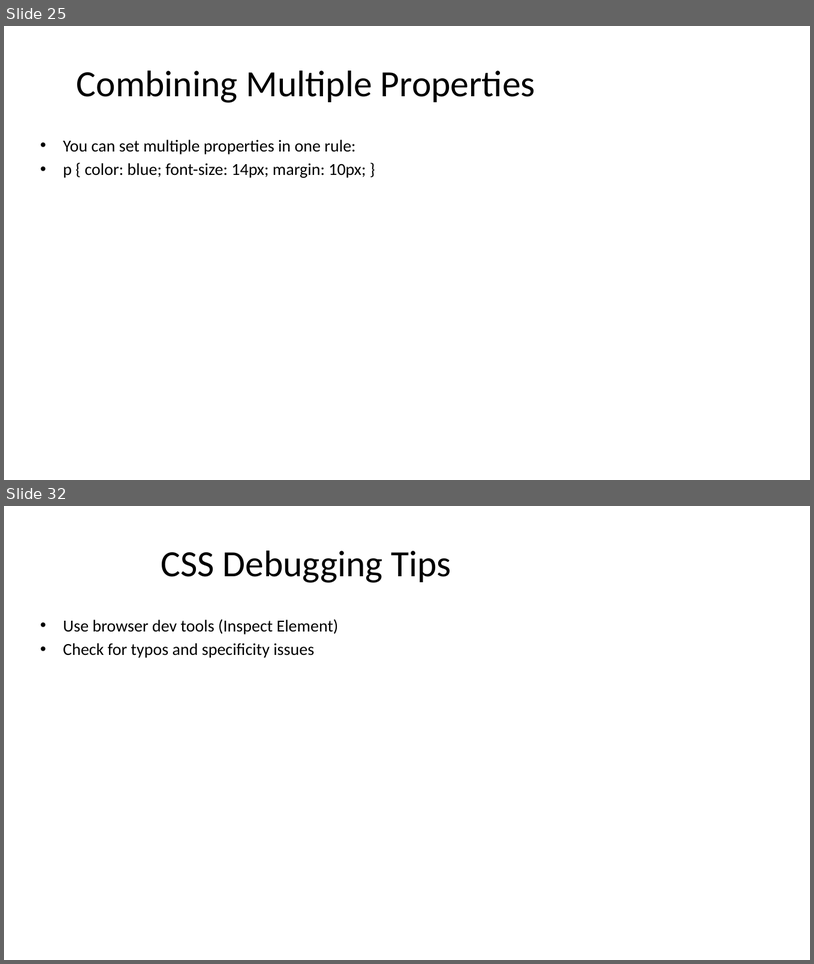
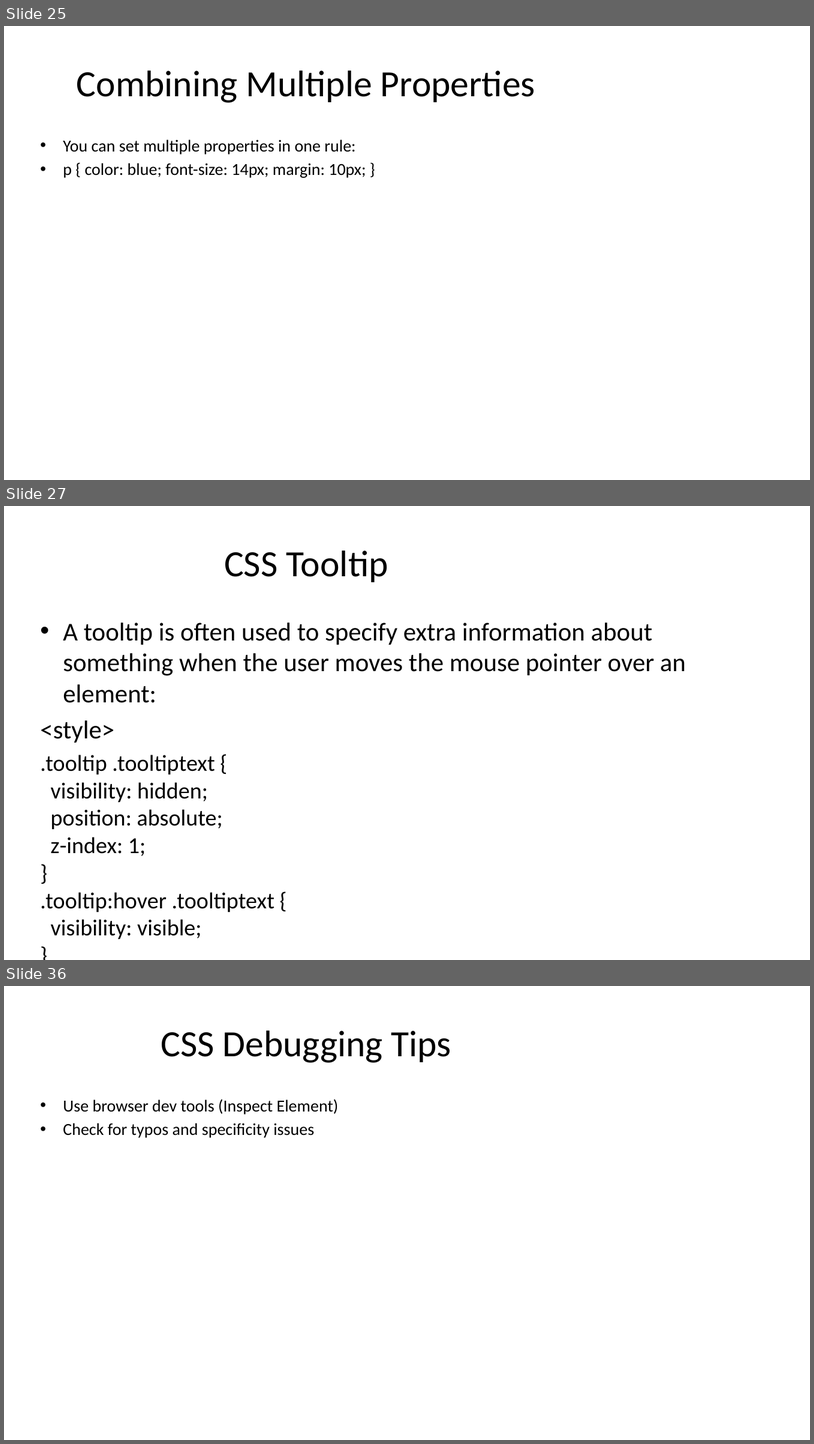
Before and after one commit to gauravog7/Intro-to-Web-Tech, a slide deck: CSS_Unit_2.pptx. Shown one above the other, each under a label of ours: slides 25 and 32 before the commit, slides 25, 27 and 36 after it; the slides between them are not shown. The pictures are 814x964 and 814x1444 pixels, drawn with LibreOffice and Linux fonts; fonts in the diff are those of the drawing. Boxes give left, top, right and bottom in pixels: in the first picture for what was removed or moved away, otherwise in the second. Text is boxed around its words. In the diff, an @@ line names an element or a change of style, - is before the commit and + after.

```diff
--- a/CSS_Unit_2.pptx
+++ b/CSS_Unit_2.pptx
@@ slide 27 added at [4, 506, 810, 960], background #FFFFFF @@
@@ title added at [224, 550, 388, 582], 44 pt, text #000000 @@
+CSS Tooltip
@@ text added at [40, 622, 686, 939], 27.2 pt, text #000000 @@
+• A tooltip is often used to specify extra information about something when the user moves the mouse pointer over an element:
+<style>
+.tooltip .tooltiptext {
+visibility: hidden;
+position: absolute;
+z-index: 1;
+}
+.tooltip:hover .tooltiptext {
+visibility: visible;
+}
+</style>
@@ what was slide 32 is now slide 36 @@
```
Also in this commit, not shown: 3 slides changed, 6 other slides added, 7 slides removed.
